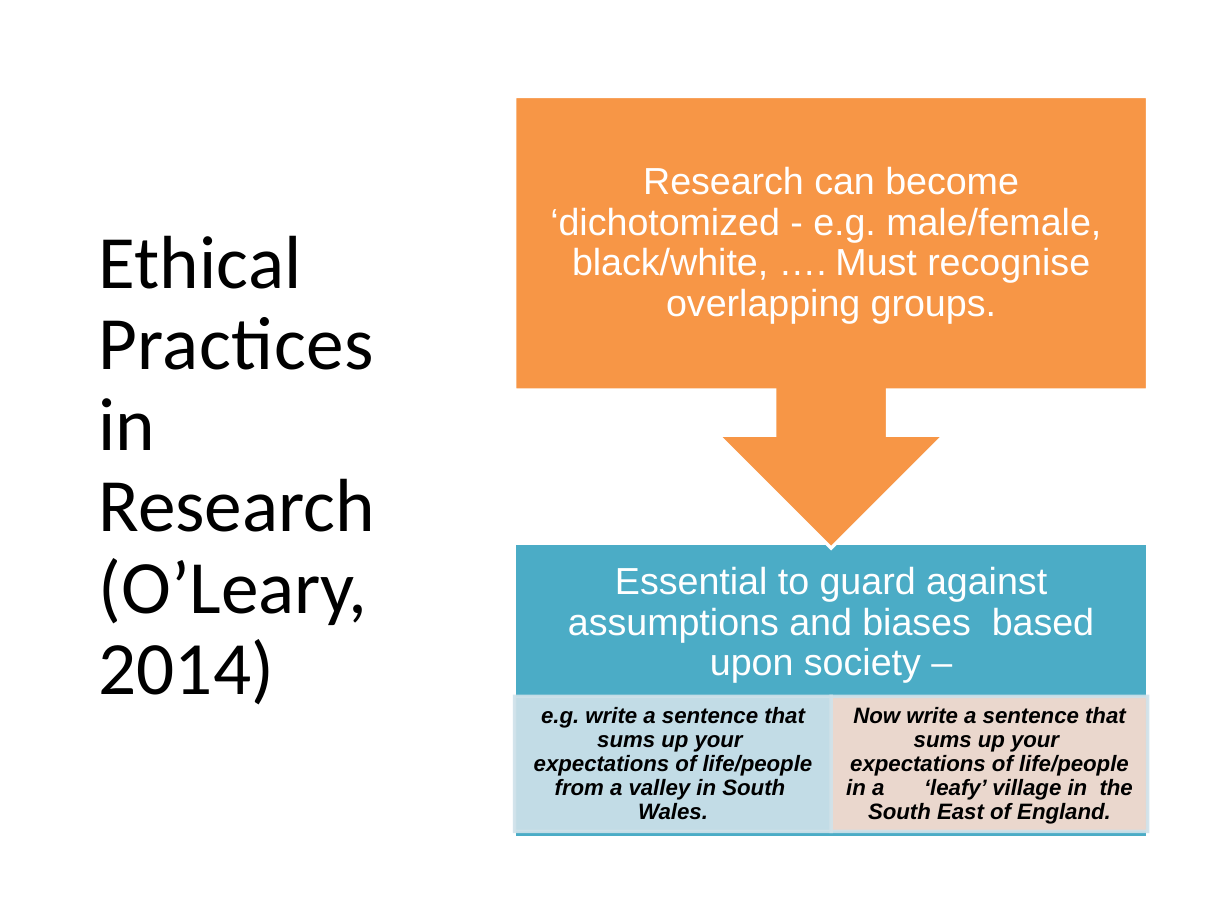
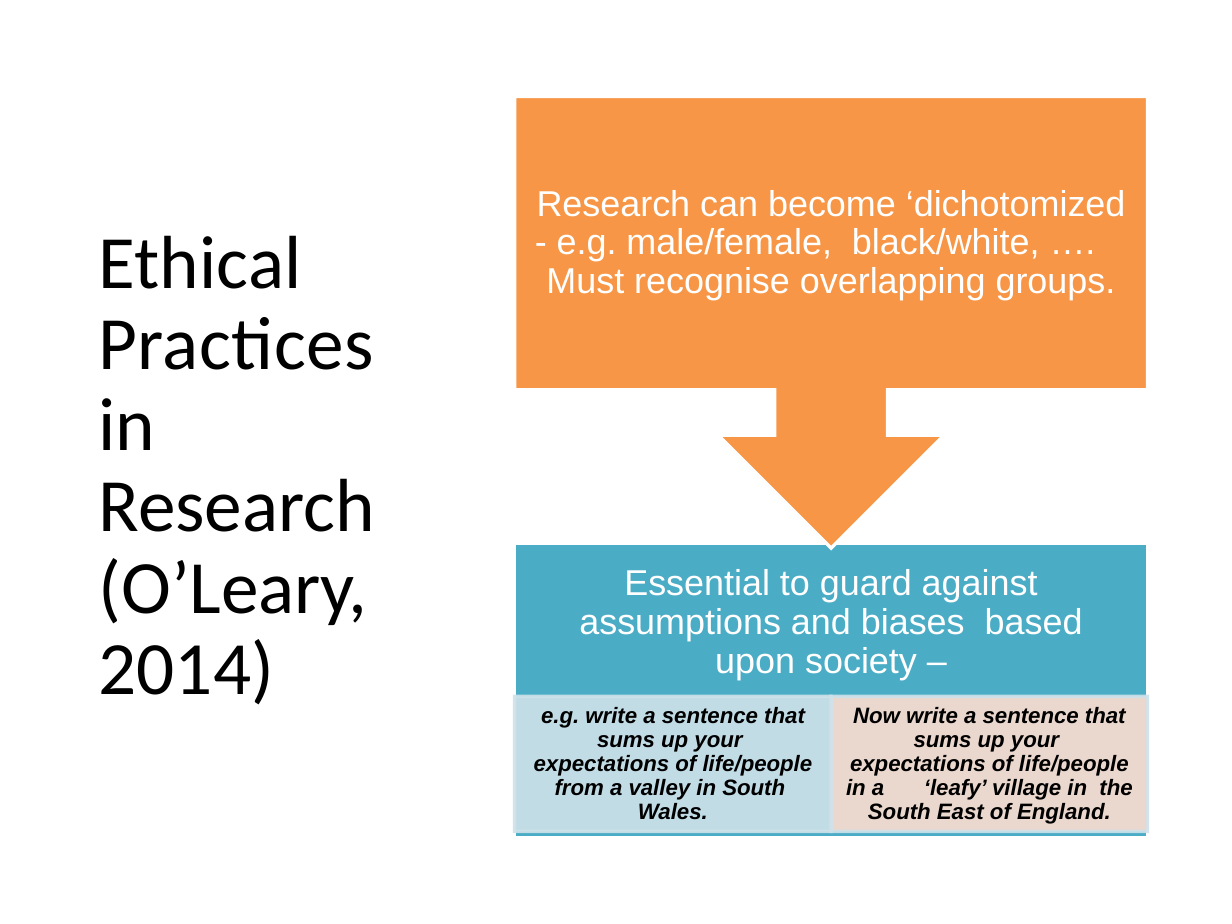
Before and after one commit to M4rk3h/uniWork, a slide deck: slide 9 of dissertation/lectures/Project Seminar 5 - LSEPI.pptx. Drawn at 1232x924 pixels with LibreOffice and Linux fonts; fonts in the diff are those of the drawing. Boxes give left, top, right and bottom in pixels: in the first picture for what was removed or moved away, otherwise in the second. Text is boxed around its words. In the diff, an @@ line names an element or a change of style, - is before the commit and + after.

```diff
--- a/dissertation/lectures/Project Seminar 5 - LSEPI.pptx
+++ b/dissertation/lectures/Project Seminar 5 - LSEPI.pptx
@@ text "Research can become ‘dichotomized - ..." at box(537, 190, 1126, 300): size 22 to 21 pt @@
@@ text "Essential to guard against assumptions ..." at box(579, 569, 1083, 680): size 22 to 21 pt @@
```
Also in this commit, not shown: 9 other slides changed, 2 other files.
